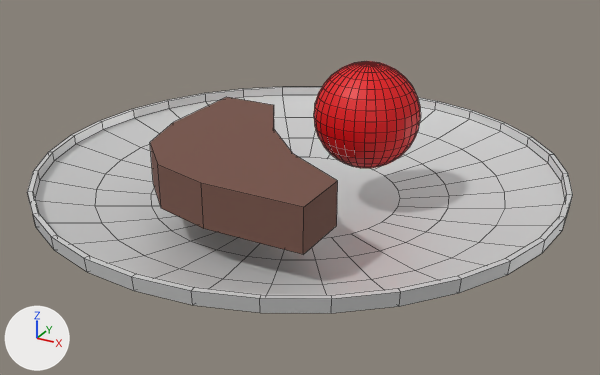
Renders of the Blender file resources/Food.blend from each side of a commit.
Camera for both pictures: a camera (50 mm lens) standing at (3.68, -6.69, 3.41) and looking at (0.11, -0.19, 0.16). Lighting does not change. The marker at lower left points along +X, +Y and +Z. The picture after the commit comes second. Mesh edges are drawn as thin lines. Objects named as collision shapes, trigger or cutter boxes, shadow casters or lower levels of detail are left out.

In view in the first picture: 'Apple Vis', 'Plate.001', 'Steak Vis'.
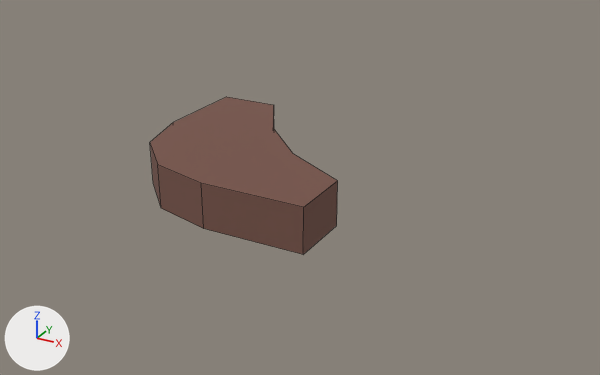
Where the change shows, as pixel boxes [x1, y1, x2, y2] in the pictures (600 x 375 px):
'Plate.001', deleted
    before: [27, 87, 573, 313]
'Apple Vis', hidden (red)
    before: [314, 61, 421, 168]

The change in detail:
Object 'Apple Vis' (ob_apple_vis) is now hidden.
Object 'Plate.001' (ob_plate_001) is deleted.
